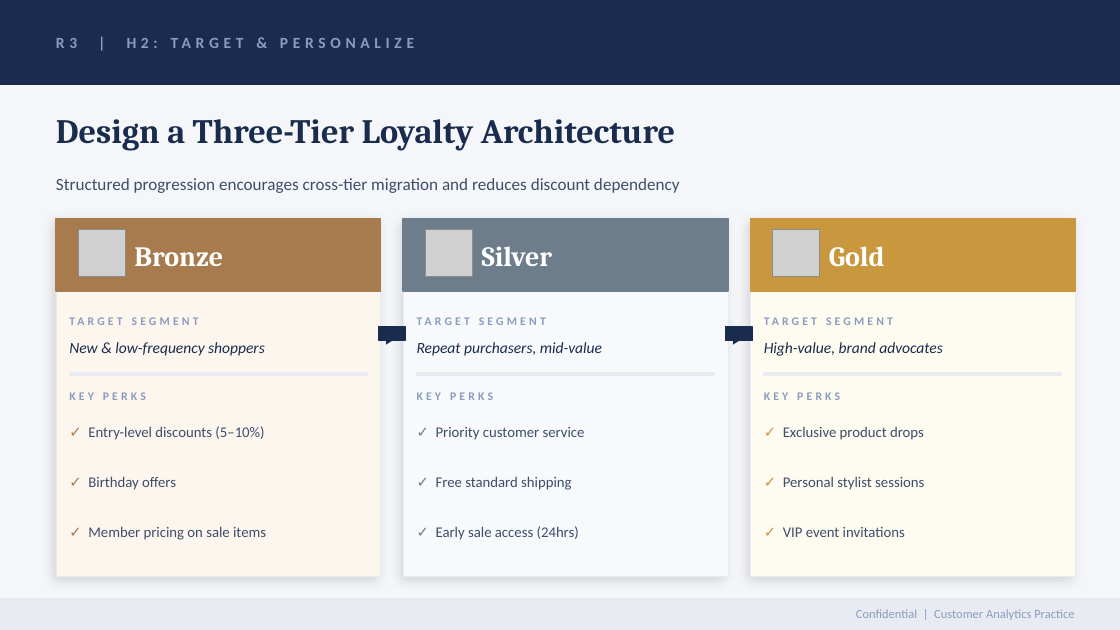
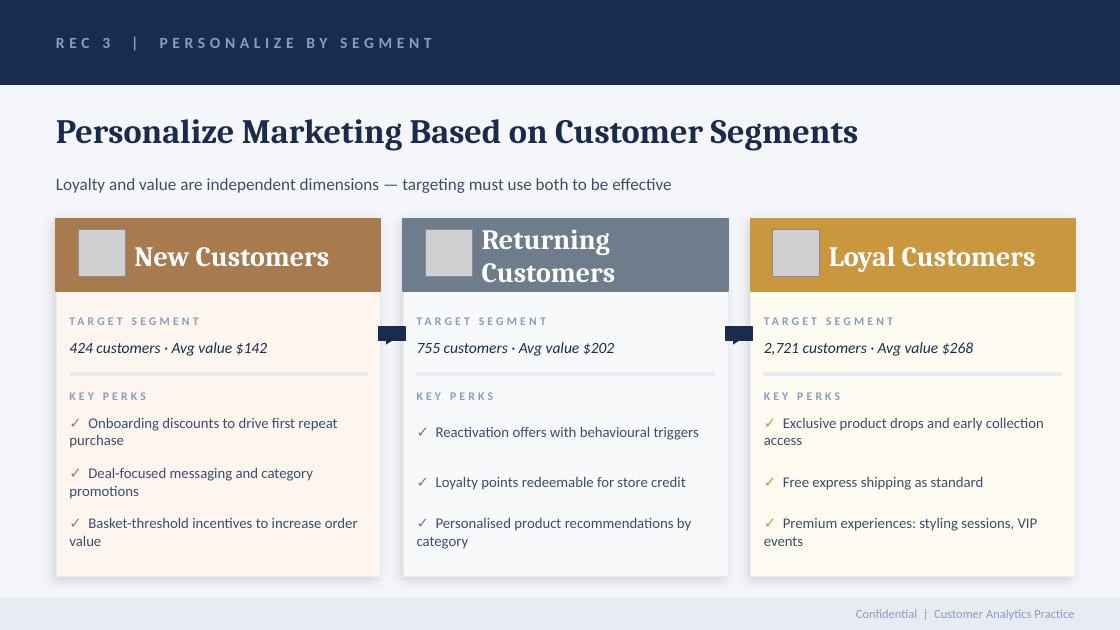
Before and after one commit to muthii-10/discount-targeting-analysis, a slide deck: slide 6 of customer_segmentation_mckinsey.pptx. Drawn at 1120x630 pixels with LibreOffice and Linux fonts; fonts in the diff are those of the drawing; grey boxes stand for pictures. Boxes give left, top, right and bottom in pixels: in the first picture for what was removed or moved away, otherwise in the second. Text is boxed around its words. In the diff, an @@ line names an element or a change of style, - is before the commit and + after.

Commit message:
docs: update PPTX and README to match dashboard insights and live deployment
customer_segmentation_mckinsey.pptx:
- Slide 4: renamed to 'Key Findings & Recommendations', all 3 columns updated
  with actual SQL findings (discount rates, segment counts, SQL query refs)
- Slide 5: all bullets rewritten with real data — 887 Loyal/High customers,
  segment counts per tier, precise discount rates from SQL queries 1 & 3
- Slide 6: Bronze/Silver/Gold → New/Returning/Loyal with actual customer counts
  (424/755/2,721) and avg values (42/02/68), perks grounded in project recs
- Slide 7: content updated with actual SQL query 4 & 7 findings — specific
  segment stats, 90-day pilot logic, second-wave candidate identification
- Slide 8: updated to match 5 project recommendations — value-based incentives,
  live Streamlit dashboard details, Pilot→Simulate→Scale next steps
- Slide 9: KPIs updated to actual data — 1,145 discount-independent customers,
  44% loyal discount rate, 3,900 total customers, 30-day pilot launch target

README.md:
- Added live dashboard section with Streamlit badge and URL
- Listed all 5 dashboard KPIs and 8 interactive sections
- Expanded Key Insights with precise data points from SQL analysis
- Replaced generic recommendations with 5 named, data-grounded recommendations
  matching PPTX slides 5-8 and dashboard insight callouts exactly
- Updated Next Steps to reflect pilot, simulation, and dashboard extension
- Updated Tools & Technologies to include Streamlit, fix Notebooks typo

```diff
--- a/customer_segmentation_mckinsey.pptx
+++ b/customer_segmentation_mckinsey.pptx
@@ text at bbox=[56, 38, 432, 48]: text changed @@
-R3 | H2: TARGET & PERSONALIZE
+REC 3 | PERSONALIZE BY SEGMENT
@@ text at bbox=[56, 119, 859, 150]: text changed @@
-Design a Three-Tier Loyalty Architecture
+Personalize Marketing Based on Customer Segments
@@ text at bbox=[56, 178, 671, 193]: text changed @@
-Structured progression encourages cross-tier migration and reduces discount dependency
+Loyalty and value are independent dimensions — targeting must use both to be effective
@@ text at bbox=[482, 229, 616, 282]: text changed @@
-Silver
+Returning Customers
@@ text at bbox=[134, 247, 330, 267]: text changed @@
-Bronze
+New Customers
@@ text at bbox=[829, 246, 1036, 272]: text changed @@
-Gold
+Loyal Customers
@@ text at bbox=[69, 342, 267, 356]: text changed @@
-New & low-frequency shoppers
+424 customers · Avg value $142
@@ text at bbox=[417, 342, 614, 356]: text changed @@
-Repeat purchasers, mid-value
+755 customers · Avg value $202
@@ text at bbox=[764, 342, 973, 356]: text changed @@
-High-value, brand advocates
+2,721 customers · Avg value $268
@@ text at bbox=[69, 417, 337, 448]: text changed @@
-✓ Entry-level discounts (5–10%)
+✓ Onboarding discounts to drive first repeat purchase
@@ text at bbox=[764, 417, 1044, 445]: text changed @@
-✓ Exclusive product drops
+✓ Exclusive product drops and early collection access
@@ text at bbox=[436, 426, 699, 440]: text changed @@
-✓ Priority customer service
+✓ Reactivation offers with behavioural triggers
@@ text at bbox=[69, 467, 313, 499]: text changed @@
-✓ Birthday offers
+✓ Deal-focused messaging and category promotions
@@ text at bbox=[436, 476, 686, 490]: text changed @@
-✓ Free standard shipping
+✓ Loyalty points redeemable for store credit
@@ text at bbox=[783, 476, 984, 490]: text changed @@
-✓ Personal stylist sessions
+✓ Free express shipping as standard
@@ text at bbox=[69, 517, 358, 546]: text changed @@
-✓ Member pricing on sale items
+✓ Basket-threshold incentives to increase order value
@@ text at bbox=[417, 517, 691, 549]: text changed @@
-✓ Early sale access (24hrs)
+✓ Personalised product recommendations by category
@@ text at bbox=[764, 517, 1038, 546]: text changed @@
-✓ VIP event invitations
+✓ Premium experiences: styling sessions, VIP events
```
Also in this commit, not shown: 4 other slides changed, 1 slide added, 1 slide removed, 1 other file.
